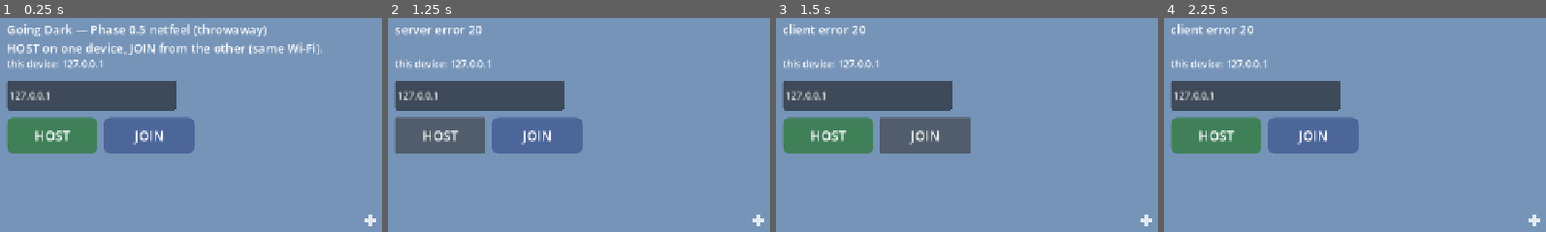
Above: before the commit, frames 1-4 (left to right).
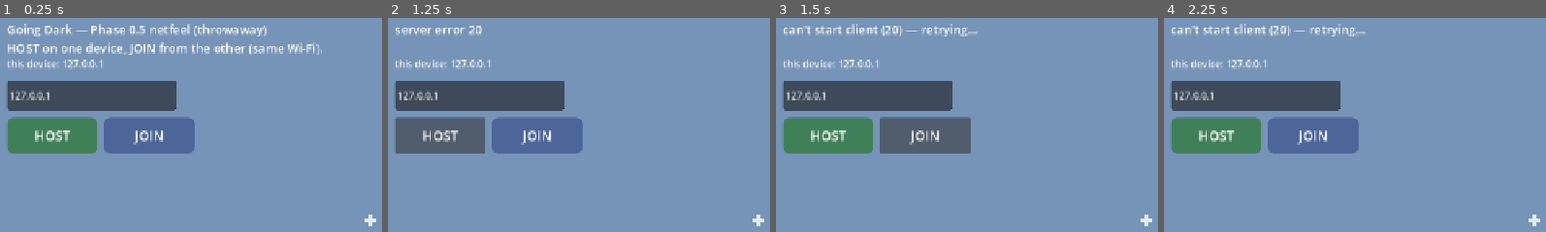
Above: after the commit, the same moments.

Repository: Absence0760/project-gonedark
Game: Godot game, scene res://Main.tscn
The game is run twice, just before and just after one commit, with the same random seed, the same clock (stepped at 60 frames per second) and the same inputs.
Inputs (mouse positions are in pixels of both pictures, inside the frame that each line leads up to):
- Up to frame 1 (0.25 s): no input
- Up to frame 2 (1.25 s): click "HOST" at 0.5 s
- Up to frame 3 (1.5 s): click "JOIN" at 1.25 s
- Up to frame 4 (2.25 s): move the mouse to (outside the picture) at 2.02 s; click (outside the picture) at 2.17 s

Frames 1-2 are identical in both runs. In frame 3, 1.0% of the frame differs, in the area x 3-53%, y 2-9%; in frame 4, 1.0%.

Commit message:
Phase 0.5 netfeel: plain-language controls + robust join
Make the harness usable by a non-technical tester and fix a real bug:
- replace cryptic MODE/TICK/NET buttons with INSTANT AIM (prediction on/off),
  CONNECTION (Perfect/Good/Bad Wi-Fi/Cellular), SMOOTHNESS (Normal/High);
  add a plain-English status banner + hint, keep a tiny tech readout
- sync CONNECTION and SMOOTHNESS to BOTH peers over RPC (latency was only
  being applied one direction before — you couldn't feel the real RTT)
- join now auto-retries until the host appears (no connect-timing race)
- auto-started (opponent) instances lock their lobby so they can't be
  mis-clicked into the wrong host/join role

Diff:
--- a/prototypes/phase0.5-netfeel/Main.gd
+++ b/prototypes/phase0.5-netfeel/Main.gd
@@ -34,20 +34,22 @@
 const MAX_HP := 5
 const RESPAWN_TICKS := 60
 
-# ── Latency presets the NET button cycles (plan §7) ──
-const PRESETS := [
-	{ "n": "LAN 0ms",        "rtt": 0.0,   "jit": 0.0,  "loss": 0.0 },
-	{ "n": "40ms clean",     "rtt": 40.0,  "jit": 0.0,  "loss": 0.0 },
-	{ "n": "80ms clean",     "rtt": 80.0,  "jit": 0.0,  "loss": 0.0 },
-	{ "n": "120ms clean",    "rtt": 120.0, "jit": 0.0,  "loss": 0.0 },
-	{ "n": "80ms jit/loss",  "rtt": 80.0,  "jit": 15.0, "loss": 0.02 },
-	{ "n": "160ms jit/loss", "rtt": 160.0, "jit": 20.0, "loss": 0.03 },
+# ── Connection quality the CONNECTION button cycles. Plain labels hide the real
+#    network numbers (RTT ms / jitter / packet loss). Synced to BOTH peers so the
+#    latency is symmetric — otherwise you'd only delay one direction. (plan §7) ──
+const CONN := [
+	{ "label": "PERFECT (same room)", "rtt": 0.0,   "jit": 0.0,  "loss": 0.0 },
+	{ "label": "GOOD WI-FI",          "rtt": 50.0,  "jit": 5.0,  "loss": 0.0 },
+	{ "label": "BAD WI-FI",           "rtt": 120.0, "jit": 15.0, "loss": 0.01 },
+	{ "label": "CELLULAR (worst)",    "rtt": 180.0, "jit": 25.0, "loss": 0.03 },
 ]
 
 enum Role { NONE, HOST, CLIENT }
 var role: int = Role.NONE
 var my_av := 0                  # host drives avatar 0, client avatar 1
 var started := false
+var pending_join_ip := ""       # join keeps retrying this until connected
+var _wired := false
 
 # ── netcode clocks ──
 var tick_hz := 30
@@ -61,10 +63,10 @@
 var rtt := 0.0
 var jit := 0.0
 var loss := 0.0
-var preset_i := 0
+var preset_i := 2                    # default BAD WI-FI so the A/B difference is obvious
 
 # ── feel mode ──
-var mode_b := true                   # false = pure lockstep, true = avatar-local prediction
+var mode_b := true                   # INSTANT AIM on = avatar-local prediction; off = pure lockstep
 
 # ── avatars (authoritative) ──
 var avatars: Array = []              # 2 dicts
@@ -85,6 +87,8 @@
 var cam3d: Camera3D
 var cover: Array = []
 var hud: CanvasLayer
+var banner: Label
+var hint: Label
 var diag: Label
 var hitmark: Polygon2D
 var crosshair: Polygon2D
@@ -92,9 +96,9 @@
 var joy_knob: Polygon2D
 var lobby: Control
 var ip_edit: LineEdit
-var mode_btn: Button
-var tick_btn: Button
-var net_btn: Button
+var aim_btn: Button
+var conn_btn: Button
+var smooth_btn: Button
 var fire_btn: Button
 
 # ── touch ──
@@ -108,7 +112,7 @@
 
 func _ready() -> void:
 	randomize()
-	_apply_preset(0)
+	_apply_conn(preset_i)
 	_build_world()
 	_build_arena_and_avatars()
 	_build_hud()
@@ -199,19 +203,37 @@
 	joy_knob.visible = false
 	hud.add_child(joy_knob)
 
+	# big plain-English status, top-centre
+	banner = Label.new()
+	banner.add_theme_font_size_override("font_size", 26)
+	banner.add_theme_color_override("font_color", Color(1, 1, 1))
+	banner.add_theme_color_override("font_outline_color", Color(0, 0, 0))
+	banner.add_theme_constant_override("outline_size", 6)
+	banner.horizontal_alignment = HORIZONTAL_ALIGNMENT_CENTER
+	banner.visible = false
+	hud.add_child(banner)
+
+	hint = Label.new()
+	hint.add_theme_font_size_override("font_size", 18)
+	hint.add_theme_color_override("font_color", Color(1.0, 0.92, 0.6))
+	hint.add_theme_color_override("font_outline_color", Color(0, 0, 0))
+	hint.add_theme_constant_override("outline_size", 5)
+	hint.horizontal_alignment = HORIZONTAL_ALIGNMENT_CENTER
+	hint.visible = false
+	hud.add_child(hint)
+
+	# tiny technical readout (for me, when you report back) — bottom-left, dim
 	diag = Label.new()
-	diag.add_theme_font_size_override("font_size", 18)
-	diag.add_theme_color_override("font_color", Color(0.85, 0.95, 0.85))
-	diag.add_theme_color_override("font_outline_color", Color(0, 0, 0))
-	diag.add_theme_constant_override("outline_size", 4)
+	diag.add_theme_font_size_override("font_size", 13)
+	diag.add_theme_color_override("font_color", Color(0.7, 0.8, 0.7, 0.55))
 	diag.visible = false
 	hud.add_child(diag)
 
-	mode_btn = _btn("MODE", Color(0.25, 0.45, 0.7), _toggle_mode)
-	tick_btn = _btn("30Hz", Color(0.3, 0.45, 0.4), _toggle_tick)
-	net_btn = _btn("NET", Color(0.45, 0.4, 0.25), _cycle_net)
+	aim_btn = _btn("INSTANT AIM: ON", Color(0.20, 0.55, 0.40), _toggle_mode)
+	conn_btn = _btn("CONNECTION", Color(0.40, 0.40, 0.55), _cycle_conn)
+	smooth_btn = _btn("SMOOTHNESS: NORMAL", Color(0.42, 0.40, 0.28), _toggle_tick)
 	fire_btn = _btn("● FIRE", Color(0.8, 0.25, 0.2), _fire)
-	for b in [mode_btn, tick_btn, net_btn, fire_btn]:
+	for b in [aim_btn, conn_btn, smooth_btn, fire_btn]:
 		b.visible = false
 		hud.add_child(b)
 
@@ -272,11 +294,19 @@
 		_flash_title("server error %d" % err)
 		return
 	multiplayer.multiplayer_peer = peer
+	_wire_signals()
+	role = Role.HOST
+	my_av = 0
+	_flash_title("hosting on :%d — waiting for the other device to join…" % PORT)
+
+
+func _wire_signals() -> void:
+	if _wired:
+		return
+	_wired = true
 	multiplayer.peer_connected.connect(_on_peer)
 	multiplayer.peer_disconnected.connect(_on_drop)
-	role = Role.HOST
-	my_av = 0
-	_flash_title("hosting on :%d — waiting for join…" % PORT)
+	multiplayer.connection_failed.connect(_on_conn_failed)
 
 
 func _join_pressed() -> void:
@@ -284,18 +314,32 @@
 
 
 func join(ip: String) -> void:
-	var peer := ENetMultiplayerPeer.new()
-	var err := peer.create_client(ip, PORT)
-	if err != OK:
-		_flash_title("client error %d" % err)
-		return
-	multiplayer.multiplayer_peer = peer
-	multiplayer.peer_connected.connect(_on_peer)
-	multiplayer.peer_disconnected.connect(_on_drop)
-	multiplayer.connection_failed.connect(func(): _flash_title("connection failed"))
+	pending_join_ip = ip
 	role = Role.CLIENT
 	my_av = 1
-	_flash_title("joining %s…" % ip)
+	_try_connect()
+
+
+func _try_connect() -> void:
+	if started or pending_join_ip == "":
+		return
+	var peer := ENetMultiplayerPeer.new()
+	var err := peer.create_client(pending_join_ip, PORT)
+	if err != OK:
+		_flash_title("can't start client (%d) — retrying…" % err)
+		get_tree().create_timer(1.5).timeout.connect(_try_connect)
+		return
+	multiplayer.multiplayer_peer = peer
+	_wire_signals()
+	_flash_title("looking for host at %s …" % pending_join_ip)
+
+
+func _on_conn_failed() -> void:
+	if started:
+		return
+	_flash_title("no host yet at %s — retrying… (tap HOST on the other device)" % pending_join_ip)
+	multiplayer.multiplayer_peer = null
+	get_tree().create_timer(1.5).timeout.connect(_try_connect)
 
 
 func _on_peer(_id: int) -> void:
@@ -306,8 +350,10 @@
 	started = false
 	_flash_title("peer dropped — back to lobby")
 	lobby.visible = true
-	for b in [mode_btn, tick_btn, net_btn, fire_btn]:
+	for b in [aim_btn, conn_btn, smooth_btn, fire_btn]:
 		b.visible = false
+	banner.visible = false
+	hint.visible = false
 	diag.visible = false
 
 
@@ -330,9 +376,12 @@
 	started = true
 	print("match start, role=", role, " my_av=", my_av)
 	lobby.visible = false
+	banner.visible = true
+	hint.visible = true
 	diag.visible = true
-	for b in [mode_btn, tick_btn, net_btn, fire_btn]:
+	for b in [aim_btn, conn_btn, smooth_btn, fire_btn]:
 		b.visible = true
+	_update_banner()
 	_relayout()
 
 
@@ -660,35 +709,66 @@
 
 # ───────────────────────────── buttons / diag ────────────────────────────
 func _toggle_mode() -> void:
+	# INSTANT AIM — local feel choice (prediction on/off); no need to sync
 	mode_b = not mode_b
 	if mode_b:
 		cam_yaw = float(avatars[my_av].yaw)
 		cam_pitch = float(avatars[my_av].pitch)
 		render_pos = avatars[my_av].pos
+	aim_btn.text = "INSTANT AIM: ON" if mode_b else "INSTANT AIM: OFF"
+	_update_banner()
 
 func _toggle_tick() -> void:
-	tick_hz = 60 if tick_hz == 30 else 30
-	tick_btn.text = "%dHz" % tick_hz
-
-func _cycle_net() -> void:
-	_apply_preset((preset_i + 1) % PRESETS.size())
-
-func _apply_preset(i: int) -> void:
+	var hz: int = 60 if tick_hz == 30 else 30
+	_apply_tick(hz)
+	_net_tick.rpc(hz)                 # keep both peers on the same tick
+
+func _cycle_conn() -> void:
+	var i: int = (preset_i + 1) % CONN.size()
+	_apply_conn(i)
+	_net_set.rpc(i)                   # symmetric latency on both peers
+
+func _apply_conn(i: int) -> void:
 	preset_i = i
-	var p: Dictionary = PRESETS[i]
+	var p: Dictionary = CONN[i]
 	rtt = p.rtt
 	jit = p.jit
 	loss = p.loss
+	if conn_btn != null:
+		conn_btn.text = "CONNECTION: " + str(CONN[i].label)
+	_update_banner()
+
+func _apply_tick(hz: int) -> void:
+	tick_hz = hz
+	if smooth_btn != null:
+		smooth_btn.text = "SMOOTHNESS: " + ("HIGH" if hz == 60 else "NORMAL")
+	_update_banner()
+
+@rpc("any_peer", "reliable", "call_remote")
+func _net_set(i: int) -> void:
+	_apply_conn(i)
+
+@rpc("any_peer", "reliable", "call_remote")
+func _net_tick(hz: int) -> void:
+	_apply_tick(hz)
+
+func _update_banner() -> void:
+	if banner == null:
+		return
+	var aim: String = "INSTANT AIM: ON" if mode_b else "INSTANT AIM: OFF"
+	banner.text = "%s        %s" % [aim, str(CONN[preset_i].label)]
+	hint.text = ("Aiming feels instant. Tap INSTANT AIM to feel the lag without it." if mode_b
+		else "Feel the delay? Tap INSTANT AIM to switch the fix back on.")
 
 func _update_diag() -> void:
 	var d := _input_delay()
 	var a: Dictionary = avatars[my_av]
 	var en: Dictionary = avatars[1 - my_av]
-	var modename := "B predict" if mode_b else "A lockstep"
-	diag.text = "%s | MODE %s | %dHz | D=%d (%dms) | %s | lag s%d→%d=%d | HP you %d  enemy %d" % [
-		("HOST" if role == Role.HOST else "CLIENT"), modename, tick_hz, d,
-		int(d * 1000.0 / tick_hz), PRESETS[preset_i].n,
-		sim_tick, send_tick, send_tick - sim_tick, int(a.hp), int(en.hp),
+	diag.text = "[tech] %s · aim=%s · %dHz · D=%d(%dms) · %s · lag %d · HP %d/%d" % [
+		("HOST" if role == Role.HOST else "CLIENT"),
+		("predict" if mode_b else "lockstep"), tick_hz, d,
+		int(d * 1000.0 / tick_hz), str(CONN[preset_i].label),
+		send_tick - sim_tick, int(a.hp), int(en.hp),
 	]
 
 
@@ -697,26 +777,37 @@
 	var vp: Vector2 = get_viewport().get_visible_rect().size
 	crosshair.position = vp * 0.5
 	hitmark.position = vp * 0.5
-	diag.position = Vector2(16, 10)
+	# top row of the three plain controls (INSTANT AIM is the big headline one)
+	aim_btn.position = Vector2(16, 12); aim_btn.size = Vector2(380, 78)
+	conn_btn.position = Vector2(vp.x * 0.5 - 190, 16); conn_btn.size = Vector2(380, 66)
+	smooth_btn.position = Vector2(vp.x - 360, 16); smooth_btn.size = Vector2(344, 66)
+	# plain status + hint, centred under the row
+	banner.position = Vector2(0, 104); banner.size = Vector2(vp.x, 32)
+	hint.position = Vector2(0, 150); hint.size = Vector2(vp.x, 24)
+	diag.position = Vector2(16, vp.y - 22)
 	fire_btn.position = Vector2(vp.x - 180, vp.y - 150); fire_btn.size = Vector2(150, 110)
-	mode_btn.position = Vector2(vp.x - 180, 16); mode_btn.size = Vector2(164, 52)
-	tick_btn.position = Vector2(vp.x - 360, 16); tick_btn.size = Vector2(120, 52)
-	net_btn.position = Vector2(vp.x - 360, 78); net_btn.size = Vector2(344, 52)
-	net_btn.text = "NET: " + str(PRESETS[preset_i].n)
 	_refresh_ui_rects()
 
 func _refresh_ui_rects() -> void:
-	ui_rects = [fire_btn.get_global_rect(), mode_btn.get_global_rect(),
-		tick_btn.get_global_rect(), net_btn.get_global_rect()]
+	ui_rects = [fire_btn.get_global_rect(), aim_btn.get_global_rect(),
+		conn_btn.get_global_rect(), smooth_btn.get_global_rect()]
 
 
 # ───────────────────────────── misc ──────────────────────────────────────
 func _auto_start_from_cmdline() -> void:
+	var auto := false
 	for arg in OS.get_cmdline_user_args():
 		if arg == "--host":
-			host()
+			host(); auto = true
 		elif arg.begins_with("--join="):
-			join(arg.substr(7))
+			join(arg.substr(7)); auto = true
+	# Lock the lobby on an auto-started instance (the opponent) so it can't be
+	# mis-clicked — the only action a human should take is HOST on the other device.
+	if auto:
+		for c in lobby.get_children():
+			if c is Button or c is LineEdit:
+				c.visible = false
+		_flash_title("OPPONENT (this laptop) — leave this window alone.\nOn the PHONE: tap HOST. This connects on its own.")
 
 func _flash_title(s: String) -> void:
 	if is_instance_valid(lobby) and lobby.get_child_count() > 0:
